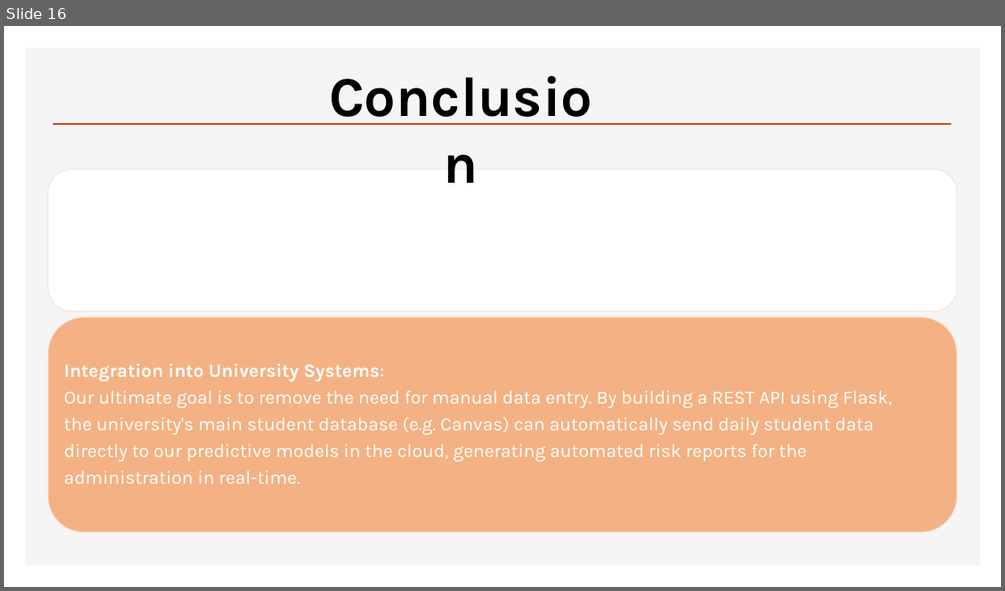
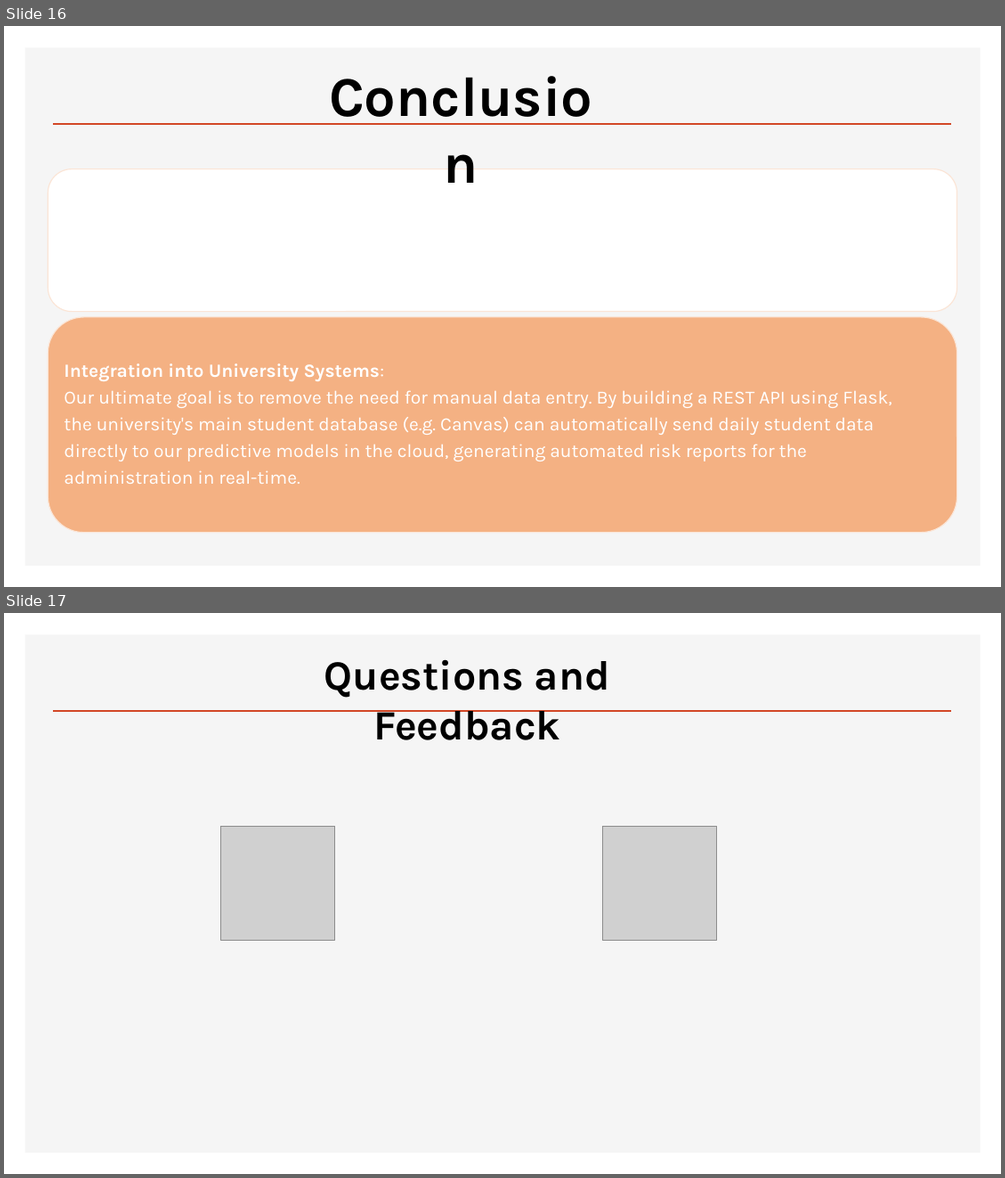
Before and after one commit to Jondonover/CAPSTONE---AI-POWERED-STUDENT-RISK-EMPLOYABILITY-PREDICTOR, a slide deck: Presentation/AI-Powered Student Risk & Employability Predictor.pptx1.pptx. Shown one above the other, each under a label of ours: slide 16 before the commit, slides 16 and 17 after it. The pictures are 1005x591 and 1005x1178 pixels, drawn with LibreOffice and Linux fonts; fonts in the diff are those of the drawing; grey boxes stand for pictures. Boxes give left, top, right and bottom in pixels: in the first picture for what was removed or moved away, otherwise in the second. Text is boxed around its words. In the diff, an @@ line names an element or a change of style, - is before the commit and + after.

```diff
--- a/Presentation/AI-Powered Student Risk & Employability Predictor.pptx1.pptx
+++ b/Presentation/AI-Powered Student Risk & Employability Predictor.pptx1.pptx
@@ slide 17 added at [4,613,1001,1174], background #FFFFFF; not listed: 2 template elements that a slide beside it also shows @@
@@ text added at [324,659,610,740], 40 pt, text #000000, bold @@
+Questions and Feedback
@@ picture added at [221,826,335,941] @@
@@ picture added at [602,826,717,941] @@
```
Also in this commit, not shown: 1 slide changed.
